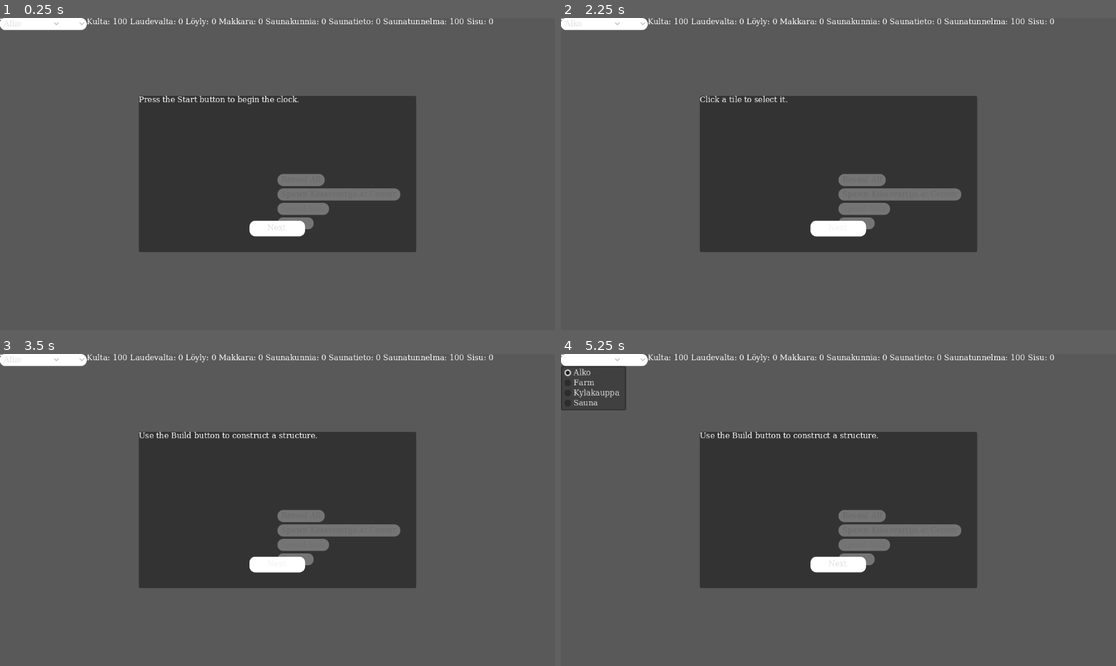
Above: before the commit, frames 1-4 (two rows, left to right).
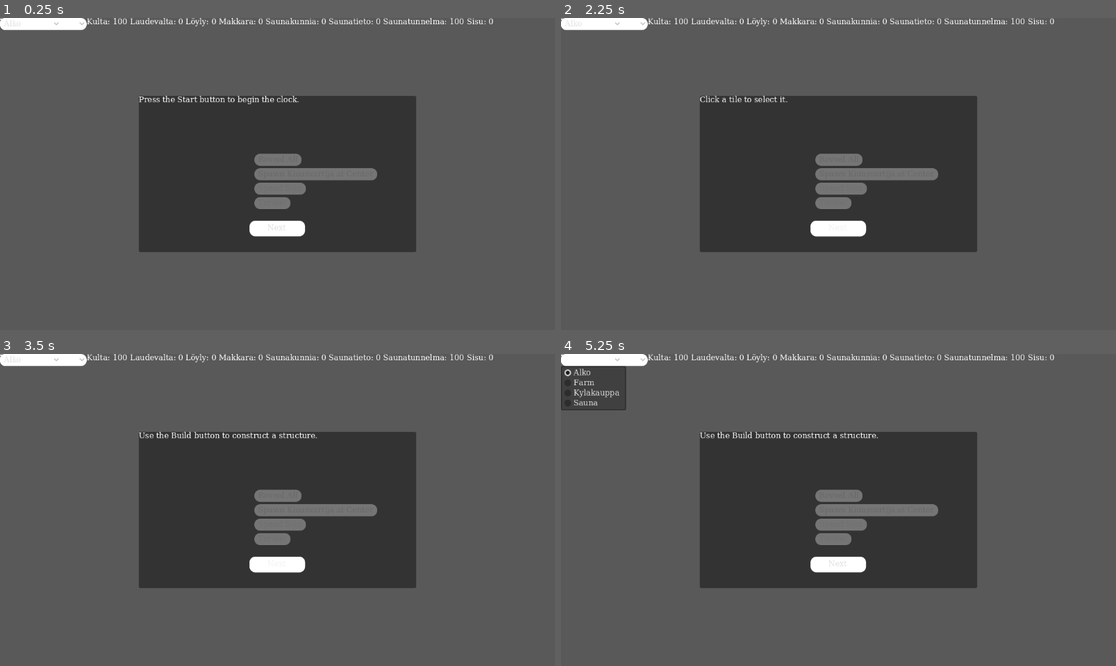
Above: after the commit, the same moments.

Repository: wasab1kastike/finsim_AA-club
Game: Godot game, scene res://scenes/ui/Main.tscn
Two runs of this game, one before a commit and one after it. Both use one fixed random seed, a clock stepped at 60 frames per second and the inputs below.
Inputs (mouse positions are in pixels of both pictures, inside the frame that each line leads up to):
- Up to frame 1 (0.25 s): no input
- Up to frame 2 (2.25 s): click "Start" at 0.5 s; click "Start" at 1.25 s; click "Next" at 2 s
- Up to frame 3 (3.5 s): click "Next" at 2.75 s
- Up to frame 4 (5.25 s): click "Use Policy" at 3.5 s; click (566, 360) at 4.25 s; click "Trigger Event" at 5 s

The runs differ from the first frame. In frame 1, 2.7% of the frame differs, in the area x 45-73%, y 43-68%; in frame 2, 2.7%; in frame 3, 2.7%; in frame 4, 2.7%.
Error before the commit: Parse Error: Could not parse global class "HexMap" from "res://scripts/world/HexMap.gd". (res://scripts/world/World.gd:10)
Error after the commit: Invalid call. Nonexistent function 'get_source_id_list' in base 'TileSet'. (res://scripts/world/FogMap.gd:39)

Commit message:
Use FogMap for fog control and cache source

Diff:
--- a/scripts/world/FogMap.gd
+++ b/scripts/world/FogMap.gd
@@ -7,6 +7,9 @@
 var tile_map: TileMapLayer
 var fog_layer: TileMapLayer
 var source_id: int = -1
+
+static var _cached_texture: Texture2D
+static var _cached_source: TileSetAtlasSource
 
 func _init(p_tile_map: TileMapLayer, p_fog_layer: TileMapLayer) -> void:
     tile_map = p_tile_map
@@ -37,9 +40,13 @@
         var existing: TileSetSource = tset.get_source(id)
         if existing is TileSetAtlasSource and existing.resource_name == FOG_SOURCE_NAME:
             return id
-    var src := TileSetAtlasSource.new()
-    src.resource_name = FOG_SOURCE_NAME
-    src.texture = _generate_fog_texture(size)
-    src.modulate = Color(1, 1, 1, 0.55)
-    src.texture_region_size = size
+    if _cached_texture == null or _cached_source == null or _cached_source.texture_region_size != size:
+        if _cached_texture == null or (_cached_source != null and _cached_source.texture_region_size != size):
+            _cached_texture = _generate_fog_texture(size)
+        _cached_source = TileSetAtlasSource.new()
+        _cached_source.resource_name = FOG_SOURCE_NAME
+        _cached_source.texture = _cached_texture
+        _cached_source.modulate = Color(1, 1, 1, 0.55)
+        _cached_source.texture_region_size = size
+    var src := _cached_source.duplicate()
     return tset.add_source(src)
--- a/scripts/world/HexMap.gd
+++ b/scripts/world/HexMap.gd
@@ -18,6 +18,7 @@
 @onready var terrain_layer: TileMapLayer = $Grid/Terrain
 @onready var buildings_layer: TileMapLayer = $Grid/Buildings
 @onready var fog_layer: TileMapLayer = $Grid/Fog
+var fog_map: FogMap
 
 const CONFIG_SEED_PATH := "finsim/seed"
 var _rng := RandomNumberGenerator.new()
@@ -34,6 +35,7 @@
     _ensure_singletons()
     seed = int(ProjectSettings.get_setting(CONFIG_SEED_PATH, seed))
     _rng.seed = seed
+    fog_map = FogMap.new(terrain_layer, fog_layer)
     if GameState.tiles.is_empty():
         _generate_tiles()
     else:
@@ -49,7 +51,7 @@
 
 func reveal_area(center: Vector2i, reveal_radius: int = 2) -> void:
     for cell in _disc(center, reveal_radius):
-        fog_layer.erase_cell(cell)
+        fog_map.clear_fog(cell)
         if GameState.tiles.has(cell):
             var t: Dictionary = GameState.tiles[cell]
             t["explored"] = true
@@ -75,9 +77,9 @@
             var source_id: int = BUILDING_SOURCE_IDS.get(building_name, DEFAULT_BUILDING_SOURCE_ID)
             buildings_layer.set_cell(coord, source_id)
         if data.get("explored", false):
-            fog_layer.erase_cell(coord)
+            fog_map.clear_fog(coord)
         else:
-        fog_layer.set_cell(coord, 0)
+            fog_map.set_fog(coord)
 
 func _paint_terrain(coord: Vector2i, terrain_type: String) -> void:
     var source_id := 0
@@ -106,7 +108,7 @@
             "building": "",
             "explored": false,
         }
-        fog_layer.set_cell(coord, 0)
+        fog_map.set_fog(coord)
     GameState.save()
 
 func _choose_terrain() -> String:
--- a/scripts/world/World.gd
+++ b/scripts/world/World.gd
@@ -4,9 +4,6 @@
 
 @onready var cam: Camera2D = $Camera2D
 @onready var grid: TileMap = $HexMap/Grid
-@onready var terrain_layer: TileMapLayer = $HexMap/Grid/Terrain
-@onready var buildings_layer: TileMapLayer = $HexMap/Grid/Buildings
-@onready var fog_layer: TileMapLayer = $HexMap/Grid/Fog
 @onready var hex_map: HexMap = $HexMap
 @onready var units_root: Node2D = $Units
 
